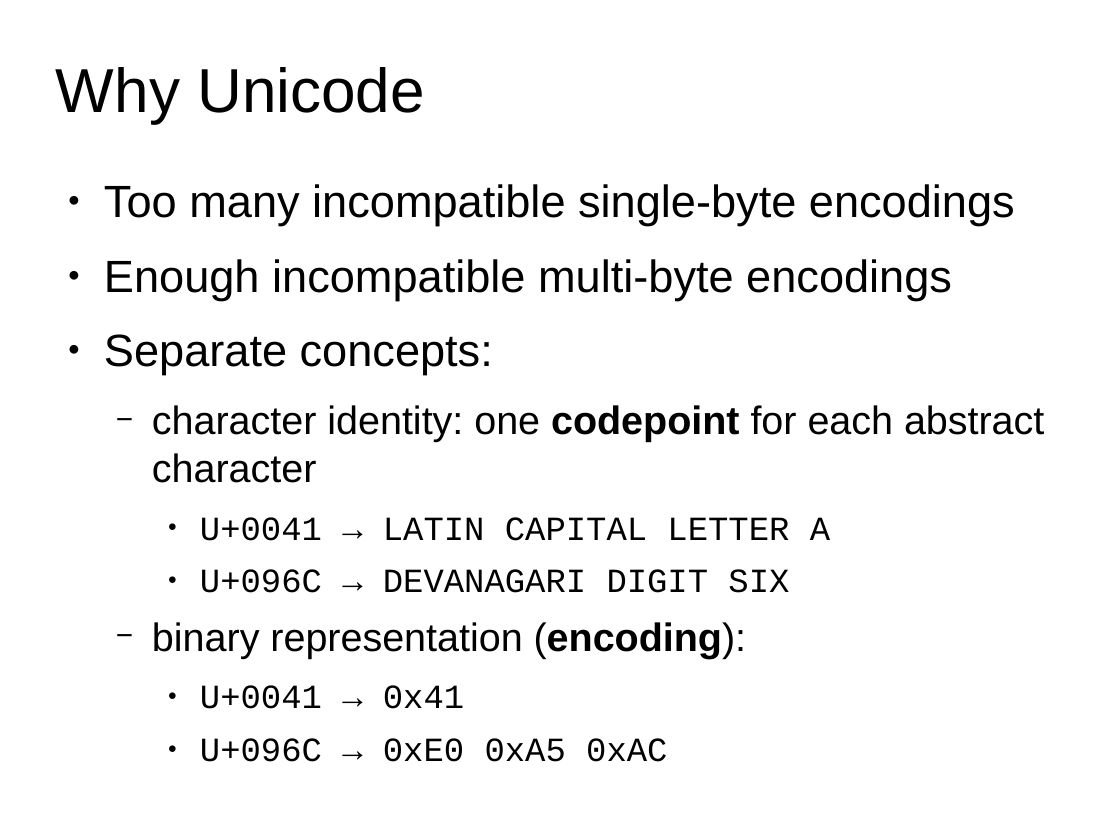
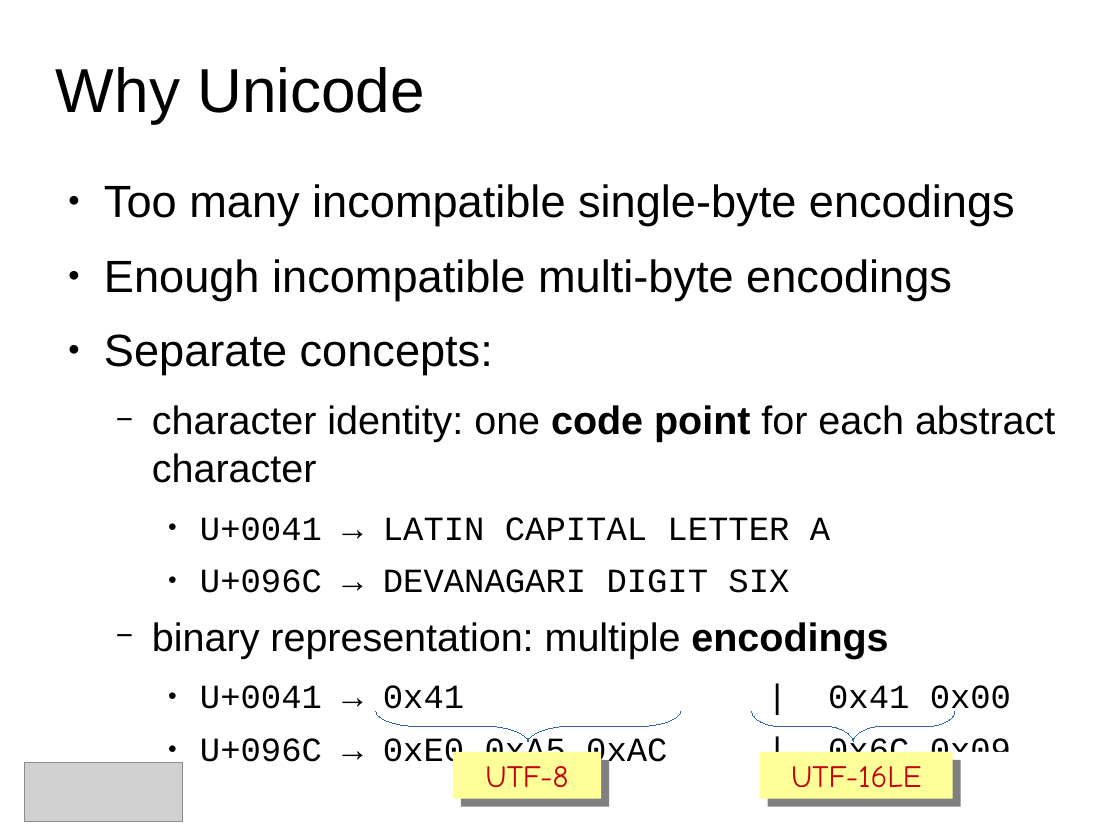
Before and after one commit to fluentpython/unicode-solutions, a slide deck: slide 4 of unicode-solutions.odp (slide 3 before the commit). Drawn at 1120x840 pixels with LibreOffice and Linux fonts; fonts in the diff are those of the drawing; grey boxes stand for pictures; background and template pictures are left out. Boxes give left, top, right and bottom in pixels: in the first picture for what was removed or moved away, otherwise in the second. Text is boxed around its words. In the diff, an @@ line names an element or a change of style, - is before the commit and + after.

```diff
--- a/unicode-solutions.odp
+++ b/unicode-solutions.odp
@@ text at (x1=152, y1=405, x2=1055, y2=483): spaces changed @@
-  − character identity: one codepoint for each abstract character
+  − character identity: one code point for each abstract character
@@ text at (x1=152, y1=622, x2=1011, y2=770): text changed; size 28 to 24 pt; font Arial to Courier New @@
-  − binary representation (encoding):
-    ● U+0041 → 0x41
-    ● U+096C → 0xE0 0xA5 0xAC
+  − binary representation: multiple encodings
+    ● U+0041 → 0x41 | 0x41 0x00
+    ● U+096C → 0xE0 0xA5 0xAC | 0x6C 0x09
@@ freeform shape added at (x1=376, y1=711, x2=681, y2=742), outline #3465A4 0 pt @@
@@ freeform shape added at (x1=752, y1=711, x2=955, y2=742), outline #3465A4 0 pt @@
@@ picture added at (x1=24, y1=762, x2=183, y2=822) @@
@@ rectangle added at (x1=453, y1=752, x2=602, y2=799), fill #FFFF99, 22 pt, text #C5000B @@
+UTF-8
@@ rectangle added at (x1=760, y1=752, x2=953, y2=799), fill #FFFF99, 22 pt, text #C5000B @@
+UTF-16LE
@@ rectangle added at (x1=915, y1=752, x2=1120, y2=840), fill #FFFFFF @@
```
Also in this commit, not shown: 1 slide added, 1 other file.
